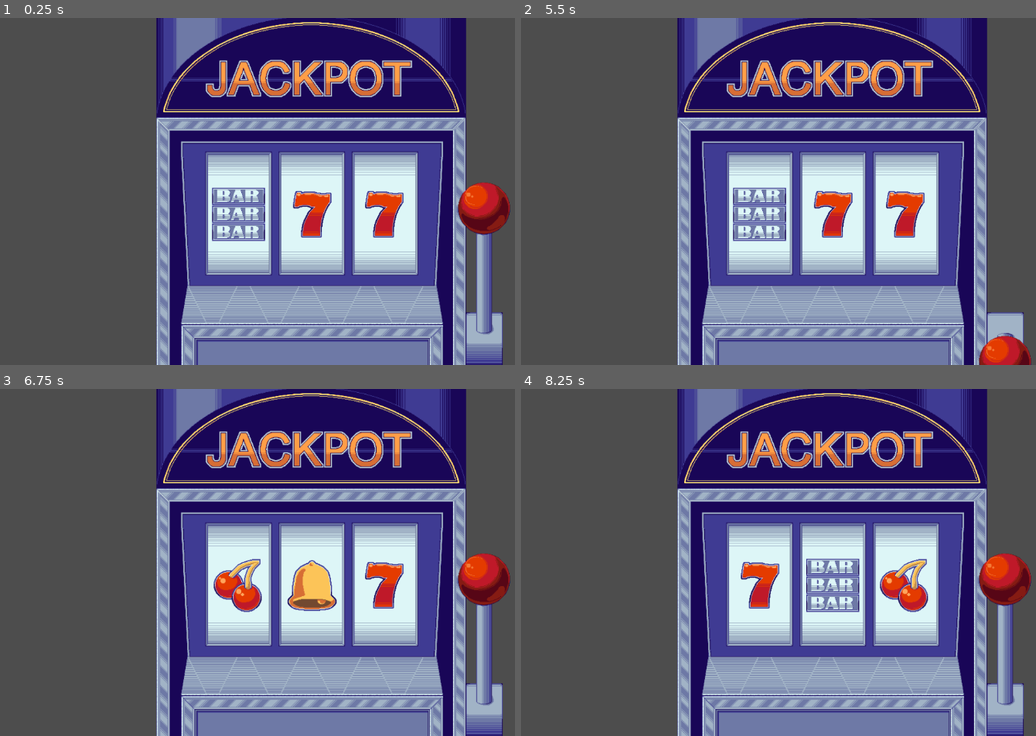
Above: before the commit, frames 1-4 (two rows, left to right).
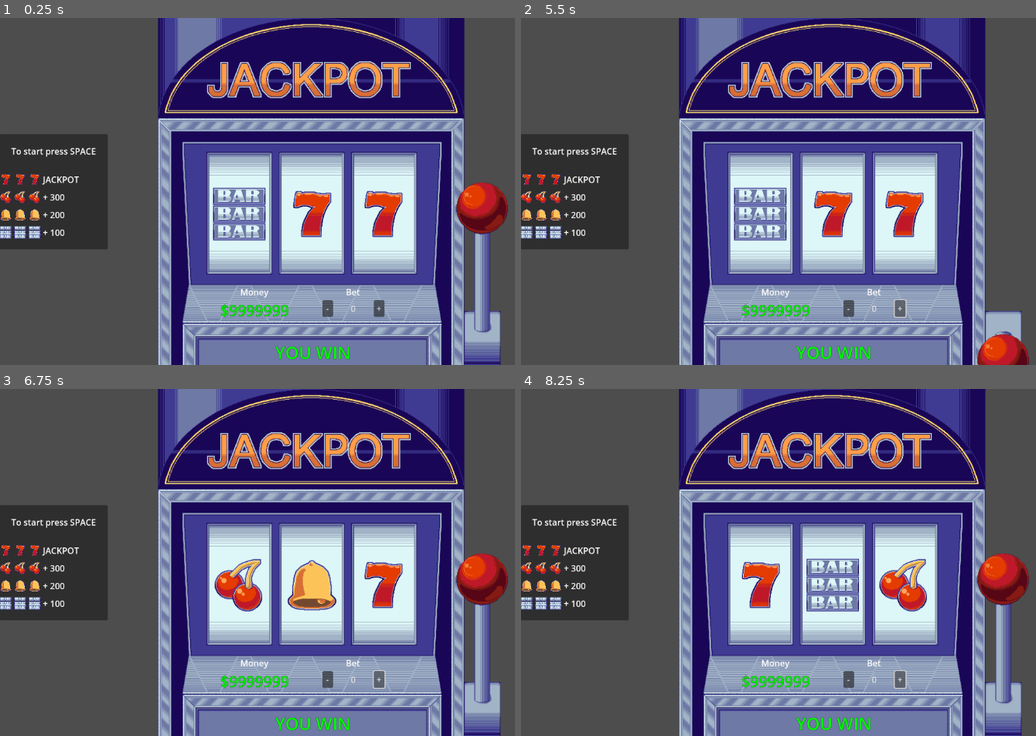
Above: after the commit, the same moments.

Repository: KarnesTH/sloti_godot
Game: Godot game, scene res://scenes/main.tscn
The game is run twice, just before and just after one commit, with the same random seed, the same clock (stepped at 60 frames per second) and the same inputs.
Inputs (mouse positions are in pixels of both pictures, inside the frame that each line leads up to):
- Up to frame 1 (0.25 s): no input
- Up to frame 2 (5.5 s): click (850, 309) at 0.5 s, where only the run after the commit has a clickable "-"; click (902, 309) at 1.25 s, where only the run after the commit has a clickable "+"; click (850, 309) at 2 s, where only the run after the commit has a clickable "-"; click (902, 309) at 2.75 s, where only the run after the commit has a clickable "+"; click (850, 309) at 3.5 s, where only the run after the commit has a clickable "-"; click (902, 309) at 4.25 s, where only the run after the commit has a clickable "+"; tap Space (pull) at 5 s; hold Space (pull) from 5.03 s (still down)
- Up to frame 3 (6.75 s): release Space (pull) at 5.78 s; tap Space (pull) at 5.85, 6.5 s; hold Space (pull) from 6.53 s (still down)
- Up to frame 4 (8.25 s): release Space (pull) at 7.28 s; tap Space (pull) at 7.35, 8 s; hold Space (pull) from 8.03 s (still down)

The runs differ from the first frame. In frame 1, 25% of the frame differs, in the area x 0-100%, y 0-100%; in frame 2, 24%; in frame 3, 25%; in frame 4, 25%.

Commit message:
add: First UI-Elements

Diff:
--- a/scenes/main.tscn
+++ b/scenes/main.tscn
@@ -28,12 +28,26 @@
 "speed": 5.0
 }]
 
+[sub_resource type="LabelSettings" id="LabelSettings_choun"]
+font_size = 32
+font_color = Color(0, 1, 0, 1)
+outline_size = 1
+outline_color = Color(0, 0, 0, 1)
+
+[sub_resource type="LabelSettings" id="LabelSettings_ya4ey"]
+font_size = 28
+font_color = Color(0, 0.94902, 0, 0.94902)
+outline_size = 1
+outline_color = Color(0, 0, 0, 1)
+
 [node name="Main" type="Node2D"]
 
 [node name="Camera2D" type="Camera2D" parent="."]
-zoom = Vector2(1.05, 1.05)
+position = Vector2(577, 324)
 
 [node name="Machine" type="Sprite2D" parent="."]
+position = Vector2(577, 324)
+scale = Vector2(1.03846, 1.03846)
 texture = ExtResource("1_o5qli")
 script = ExtResource("2_jyhfs")
 
@@ -60,3 +74,208 @@
 [node name="SlotTile3" type="Sprite2D" parent="Machine/Slots"]
 position = Vector2(133, 41)
 texture = ExtResource("7_choun")
+
+[node name="UI" type="Node" parent="."]
+
+[node name="GameLbl" type="Label" parent="UI"]
+anchors_preset = 7
+anchor_left = 0.5
+anchor_top = 1.0
+anchor_right = 0.5
+anchor_bottom = 1.0
+offset_left = -204.0
+offset_top = -47.0
+offset_right = 221.0
+grow_horizontal = 2
+grow_vertical = 0
+size_flags_vertical = 8
+text = "YOU WIN"
+label_settings = SubResource("LabelSettings_choun")
+horizontal_alignment = 1
+vertical_alignment = 1
+
+[node name="HBoxContainer" type="HBoxContainer" parent="UI"]
+anchors_preset = 7
+anchor_left = 0.5
+anchor_top = 1.0
+anchor_right = 0.5
+anchor_bottom = 1.0
+offset_left = -216.0
+offset_top = -148.0
+offset_right = 232.0
+offset_bottom = -82.0
+grow_horizontal = 2
+grow_vertical = 0
+theme_override_constants/separation = 100
+alignment = 1
+
+[node name="VBoxContainer" type="VBoxContainer" parent="UI/HBoxContainer"]
+layout_mode = 2
+alignment = 1
+
+[node name="Label" type="Label" parent="UI/HBoxContainer/VBoxContainer"]
+layout_mode = 2
+text = "Money"
+horizontal_alignment = 1
+vertical_alignment = 1
+
+[node name="Label2" type="Label" parent="UI/HBoxContainer/VBoxContainer"]
+layout_mode = 2
+size_flags_vertical = 1
+text = "$9999999"
+label_settings = SubResource("LabelSettings_ya4ey")
+horizontal_alignment = 1
+vertical_alignment = 1
+autowrap_mode = 2
+
+[node name="VBoxContainer2" type="VBoxContainer" parent="UI/HBoxContainer"]
+layout_mode = 2
+
+[node name="Label" type="Label" parent="UI/HBoxContainer/VBoxContainer2"]
+layout_mode = 2
+text = "Bet"
+horizontal_alignment = 1
+
+[node name="HBoxContainer" type="HBoxContainer" parent="UI/HBoxContainer/VBoxContainer2"]
+layout_mode = 2
+
+[node name="Button" type="Button" parent="UI/HBoxContainer/VBoxContainer2/HBoxContainer"]
+custom_minimum_size = Vector2(20, 0)
+layout_mode = 2
+tooltip_text = "Decrement"
+text = "-"
+
+[node name="LineEdit" type="LineEdit" parent="UI/HBoxContainer/VBoxContainer2/HBoxContainer"]
+layout_mode = 2
+text = "0"
+alignment = 1
+context_menu_enabled = false
+emoji_menu_enabled = false
+virtual_keyboard_type = 2
+shortcut_keys_enabled = false
+middle_mouse_paste_enabled = false
+drag_and_drop_selection_enabled = false
+flat = true
+
+[node name="Button2" type="Button" parent="UI/HBoxContainer/VBoxContainer2/HBoxContainer"]
+custom_minimum_size = Vector2(20, 0)
+layout_mode = 2
+tooltip_text = "Increment"
+text = "+"
+
+[node name="Panel" type="Panel" parent="UI"]
+anchors_preset = 4
+anchor_top = 0.5
+anchor_bottom = 0.5
+offset_top = -107.5
+offset_right = 202.0
+offset_bottom = 107.5
+grow_vertical = 2
+
+[node name="VBoxContainer2" type="VBoxContainer" parent="UI/Panel"]
+layout_mode = 1
+anchors_preset = 15
+anchor_right = 1.0
+anchor_bottom = 1.0
+grow_horizontal = 2
+grow_vertical = 2
+theme_override_constants/separation = 30
+alignment = 1
+
+[node name="Label" type="Label" parent="UI/Panel/VBoxContainer2"]
+layout_mode = 2
+text = "To start press SPACE"
+horizontal_alignment = 1
+
+[node name="VBoxContainer" type="VBoxContainer" parent="UI/Panel/VBoxContainer2"]
+layout_mode = 2
+theme_override_constants/separation = 10
+alignment = 1
+
+[node name="HBoxContainer" type="HBoxContainer" parent="UI/Panel/VBoxContainer2/VBoxContainer"]
+layout_mode = 2
+
+[node name="TextureRect" type="TextureRect" parent="UI/Panel/VBoxContainer2/VBoxContainer/HBoxContainer"]
+layout_mode = 2
+texture = ExtResource("7_choun")
+expand_mode = 3
+
+[node name="TextureRect2" type="TextureRect" parent="UI/Panel/VBoxContainer2/VBoxContainer/HBoxContainer"]
+layout_mode = 2
+texture = ExtResource("7_choun")
+expand_mode = 3
+
+[node name="TextureRect3" type="TextureRect" parent="UI/Panel/VBoxContainer2/VBoxContainer/HBoxContainer"]
+layout_mode = 2
+texture = ExtResource("7_choun")
+expand_mode = 3
+
+[node name="Label" type="Label" parent="UI/Panel/VBoxContainer2/VBoxContainer/HBoxContainer"]
+layout_mode = 2
+text = "JACKPOT"
+
+[node name="HBoxContainer2" type="HBoxContainer" parent="UI/Panel/VBoxContainer2/VBoxContainer"]
+layout_mode = 2
+
+[node name="TextureRect" type="TextureRect" parent="UI/Panel/VBoxContainer2/VBoxContainer/HBoxContainer2"]
+layout_mode = 2
+texture = ExtResource("8_ya4ey")
+expand_mode = 3
+
+[node name="TextureRect2" type="TextureRect" parent="UI/Panel/VBoxContainer2/VBoxContainer/HBoxContainer2"]
+layout_mode = 2
+texture = ExtResource("8_ya4ey")
+expand_mode = 3
+
+[node name="TextureRect3" type="TextureRect" parent="UI/Panel/VBoxContainer2/VBoxContainer/HBoxContainer2"]
+layout_mode = 2
+texture = ExtResource("8_ya4ey")
+expand_mode = 3
+
+[node name="Label" type="Label" parent="UI/Panel/VBoxContainer2/VBoxContainer/HBoxContainer2"]
+layout_mode = 2
+text = "+ 300"
+
+[node name="HBoxContainer3" type="HBoxContainer" parent="UI/Panel/VBoxContainer2/VBoxContainer"]
+layout_mode = 2
+
+[node name="TextureRect" type="TextureRect" parent="UI/Panel/VBoxContainer2/VBoxContainer/HBoxContainer3"]
+layout_mode = 2
+texture = ExtResource("9_eb6dy")
+expand_mode = 3
+
+[node name="TextureRect2" type="TextureRect" parent="UI/Panel/VBoxContainer2/VBoxContainer/HBoxContainer3"]
+layout_mode = 2
+texture = ExtResource("9_eb6dy")
+expand_mode = 3
+
+[node name="TextureRect3" type="TextureRect" parent="UI/Panel/VBoxContainer2/VBoxContainer/HBoxContainer3"]
+layout_mode = 2
+texture = ExtResource("9_eb6dy")
+expand_mode = 3
+
+[node name="Label" type="Label" parent="UI/Panel/VBoxContainer2/VBoxContainer/HBoxContainer3"]
+layout_mode = 2
+text = "+ 200"
+
+[node name="HBoxContainer4" type="HBoxContainer" parent="UI/Panel/VBoxContainer2/VBoxContainer"]
+layout_mode = 2
+
+[node name="TextureRect" type="TextureRect" parent="UI/Panel/VBoxContainer2/VBoxContainer/HBoxContainer4"]
+layout_mode = 2
+texture = ExtResource("10_trceg")
+expand_mode = 3
+
+[node name="TextureRect2" type="TextureRect" parent="UI/Panel/VBoxContainer2/VBoxContainer/HBoxContainer4"]
+layout_mode = 2
+texture = ExtResource("10_trceg")
+expand_mode = 3
+
+[node name="TextureRect3" type="TextureRect" parent="UI/Panel/VBoxContainer2/VBoxContainer/HBoxContainer4"]
+layout_mode = 2
+texture = ExtResource("10_trceg")
+expand_mode = 3
+
+[node name="Label" type="Label" parent="UI/Panel/VBoxContainer2/VBoxContainer/HBoxContainer4"]
+layout_mode = 2
+text = "+ 100"
Not shown: 1 places in scenes/main.tscn that only renumber resources
